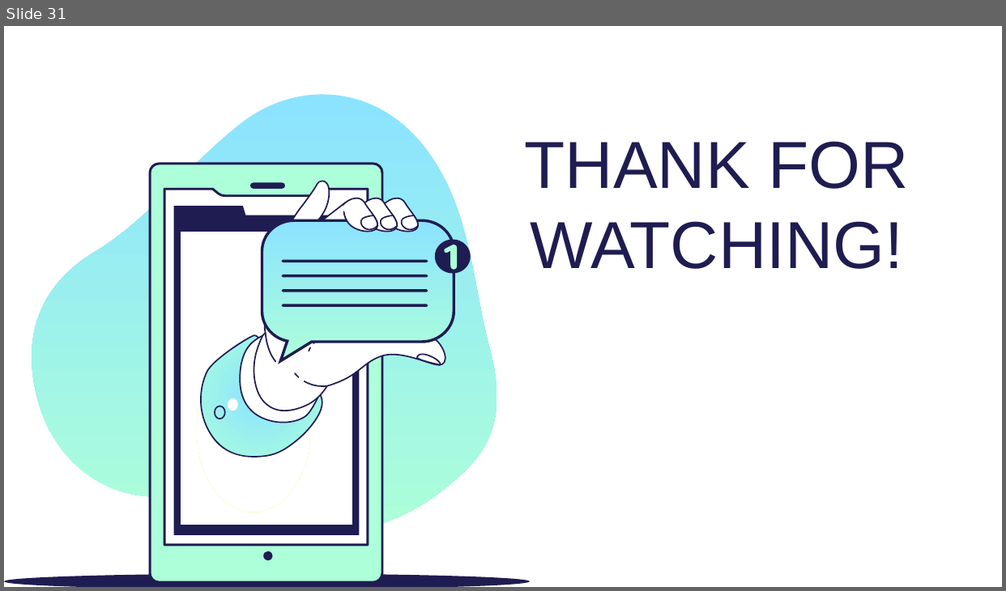
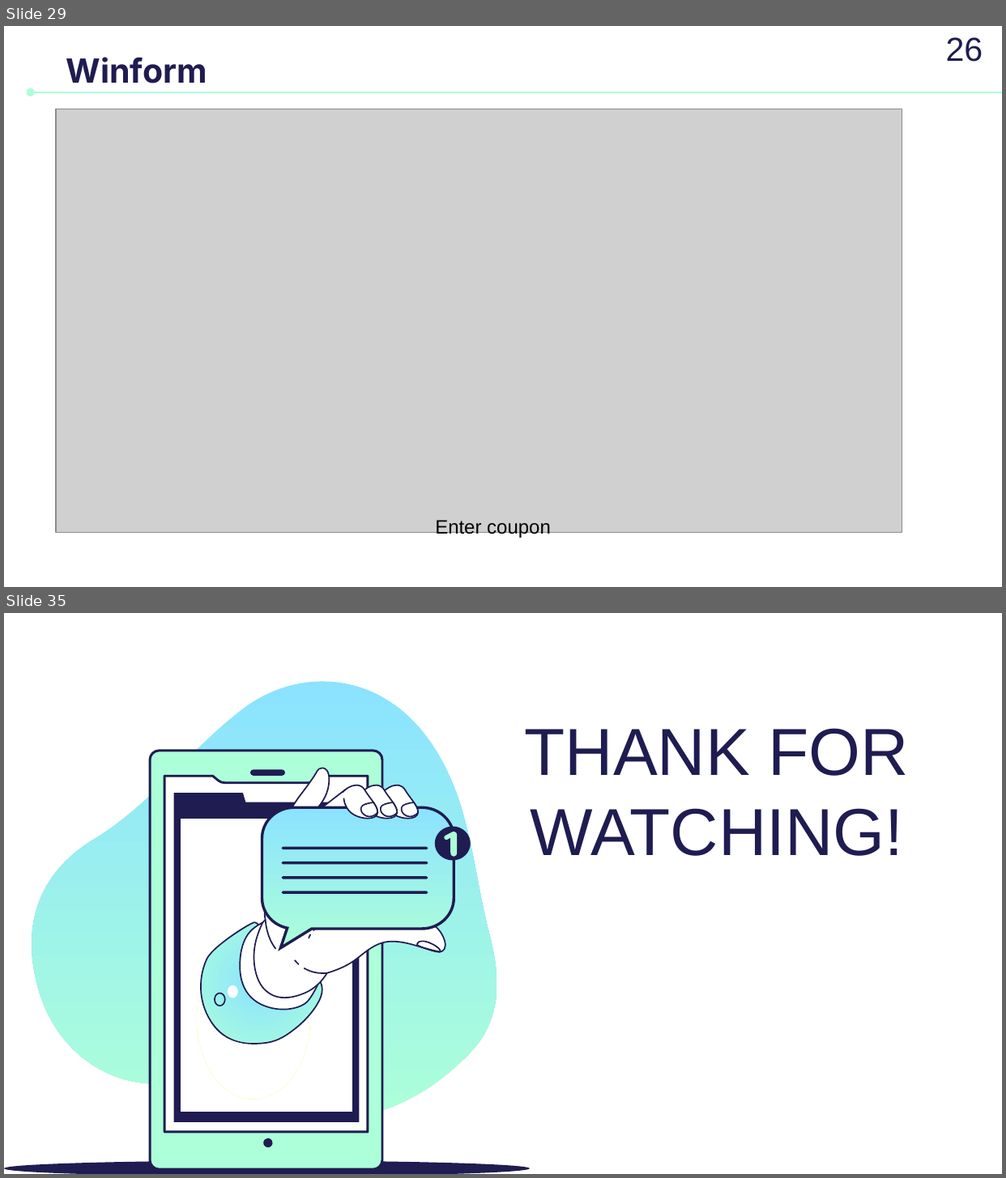
Before and after one commit to Hung21j/Final, a slide deck: G16.pptx. Shown one above the other, each under a label of ours: slide 31 before the commit, slides 29 and 35 after it; the slides between them are not shown. The pictures are 1006x591 and 1006x1178 pixels, drawn with LibreOffice and Linux fonts; fonts in the diff are those of the drawing; grey boxes stand for pictures. Boxes give left, top, right and bottom in pixels: in the first picture for what was removed or moved away, otherwise in the second. Text is boxed around its words. In the diff, an @@ line names an element or a change of style, - is before the commit and + after.

```diff
--- a/G16.pptx
+++ b/G16.pptx
@@ slide 29 added at bbox=[4, 26, 1002, 587], background #FFFFFF @@
@@ text added at bbox=[946, 37, 983, 62], 24 pt, text #1F1C51 @@
+26
@@ title added at bbox=[66, 57, 206, 84], 24 pt, text #1F1C51, bold @@
+Winform
@@ arrow added from (1002, 92) to (31, 92), #ACFFD9 1.5 pt @@
@@ picture added at bbox=[56, 109, 902, 532] @@
@@ text added at bbox=[435, 520, 551, 539], 14 pt, text #000000 @@
+Enter coupon
@@ what was slide 31 is now slide 35 @@
```
Also in this commit, not shown: 6 other slides added, 3 slides removed.
